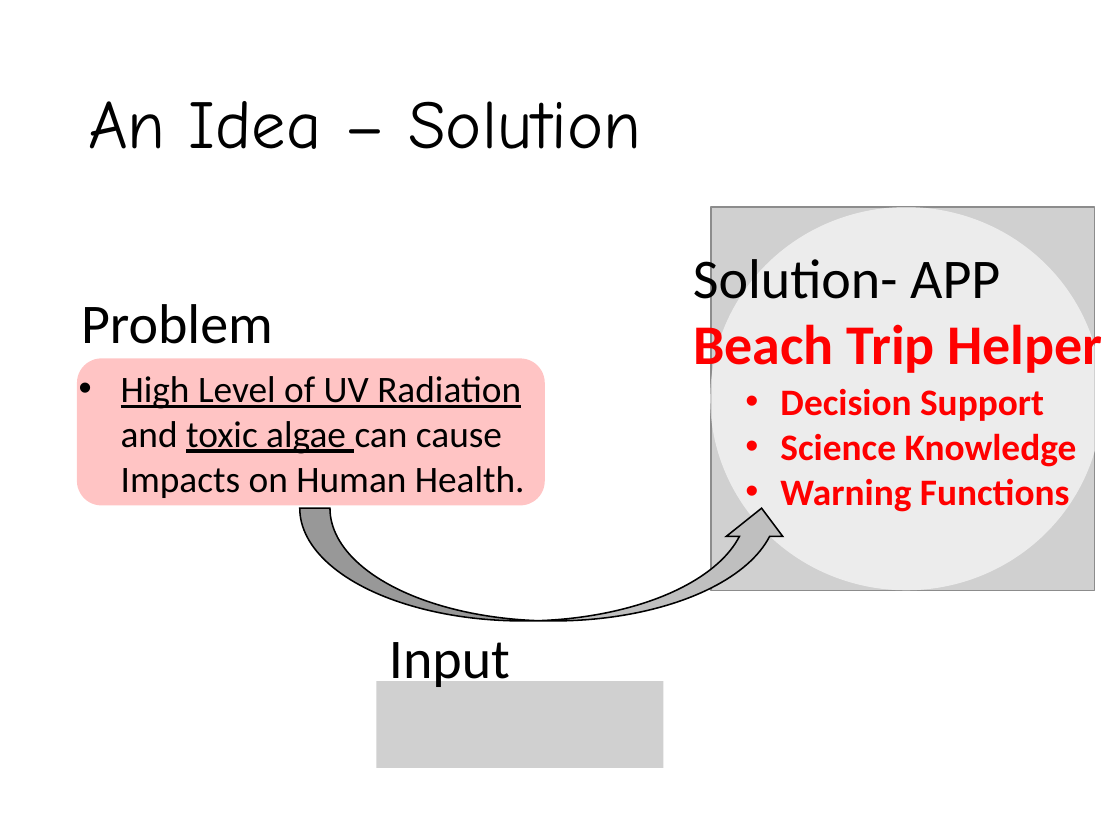
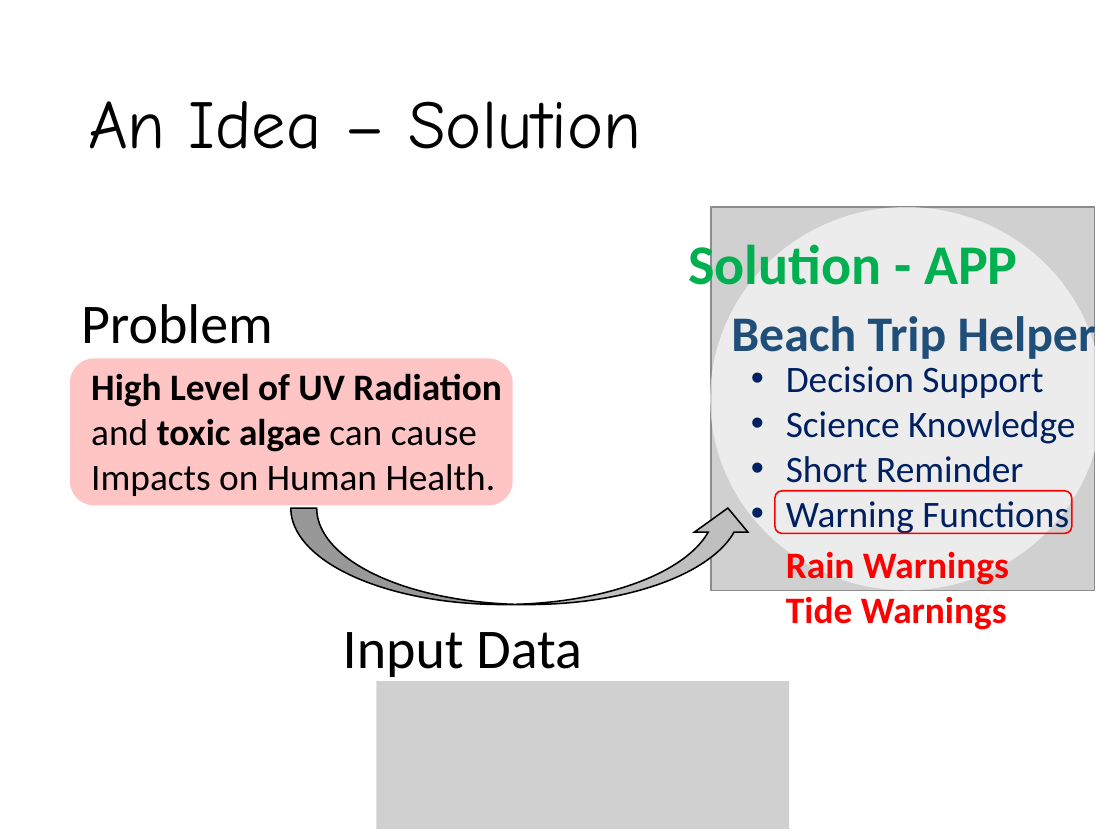
Before and after one commit to hunghw/2017NASA_NCTUBeach, a slide deck: slide 6 of 2017 NASA Hackathon Taiwan.pptx. Drawn at 1120x840 pixels with LibreOffice and Linux fonts; fonts in the diff are those of the drawing; grey boxes stand for pictures; background and template pictures are left out. Boxes give left, top, right and bottom in pixels: in the first picture for what was removed or moved away, otherwise in the second. Text is boxed around its words. In the diff, an @@ line names an element or a change of style, - is before the commit and + after.

Commit message:
PPT v3

```diff
--- a/2017 NASA Hackathon Taiwan.pptx
+++ b/2017 NASA Hackathon Taiwan.pptx
@@ text at (688,237,1017,297): text changed; text colour #000000 to #00B050; bold on @@
-Solution- APP
+Solution - APP
@@ text "Beach Trip Helper": place and size @@
-text "Beach Trip Helper" at (693,317,1102,377)
+text "Beach Trip Helper" at (731,310,1096,359)
@@ text "Beach Trip Helper" at (731,310,1096,359): size 36 to 32 pt, text colour #FF0000 to #1F4E79 @@
@@ rounded rectangle: place and size @@
-rounded rectangle at (77,358,545,505)
+rounded rectangle at (69,358,512,505)
@@ text "High Level of UV Radiation ...": place and size @@
-text "High Level of UV Radiation ..." at (121,376,525,498)
+text "High Level of UV Radiation ..." at (91,373,502,496)
@@ text "High Level of UV Radiation ..." at (91,373,502,496): bold on, underline off in "High Level of UV Radiation toxic algae"; bullet • to none @@
@@ text "Decision Support": place and size @@
-text "Decision Support" at (780,389,1077,512)
+text "Decision Support" at (786,366,1075,535)
@@ text at (786,366,1075,535): text colour #FF0000 to #002060, bold off in "Decision Support", "Science Knowledge", "Warning Functions" @@
@@ text at (786,456,1023,492): paragraph added @@
+• Short Reminder
@@ curved up arrow: place and size @@
-curved up arrow at (300,508,791,622)
+curved up arrow at (291,508,755,605)
@@ curved up arrow at (291,508,755,605): proportions changed @@
@@ rounded rectangle added at (775,491,1072,533), outline #FF0000 1 pt @@
@@ text added at (786,552,1009,630), 24 pt, text #FF0000, bold @@
+Rain Warnings
+Tide Warnings
@@ text at (343,632,582,677): text changed @@
-Input
+Input Data
@@ picture: place and size @@
-picture at (376,681,663,767)
+picture at (376,681,790,829)
```
Also in this commit, not shown: 5 other slides changed.
